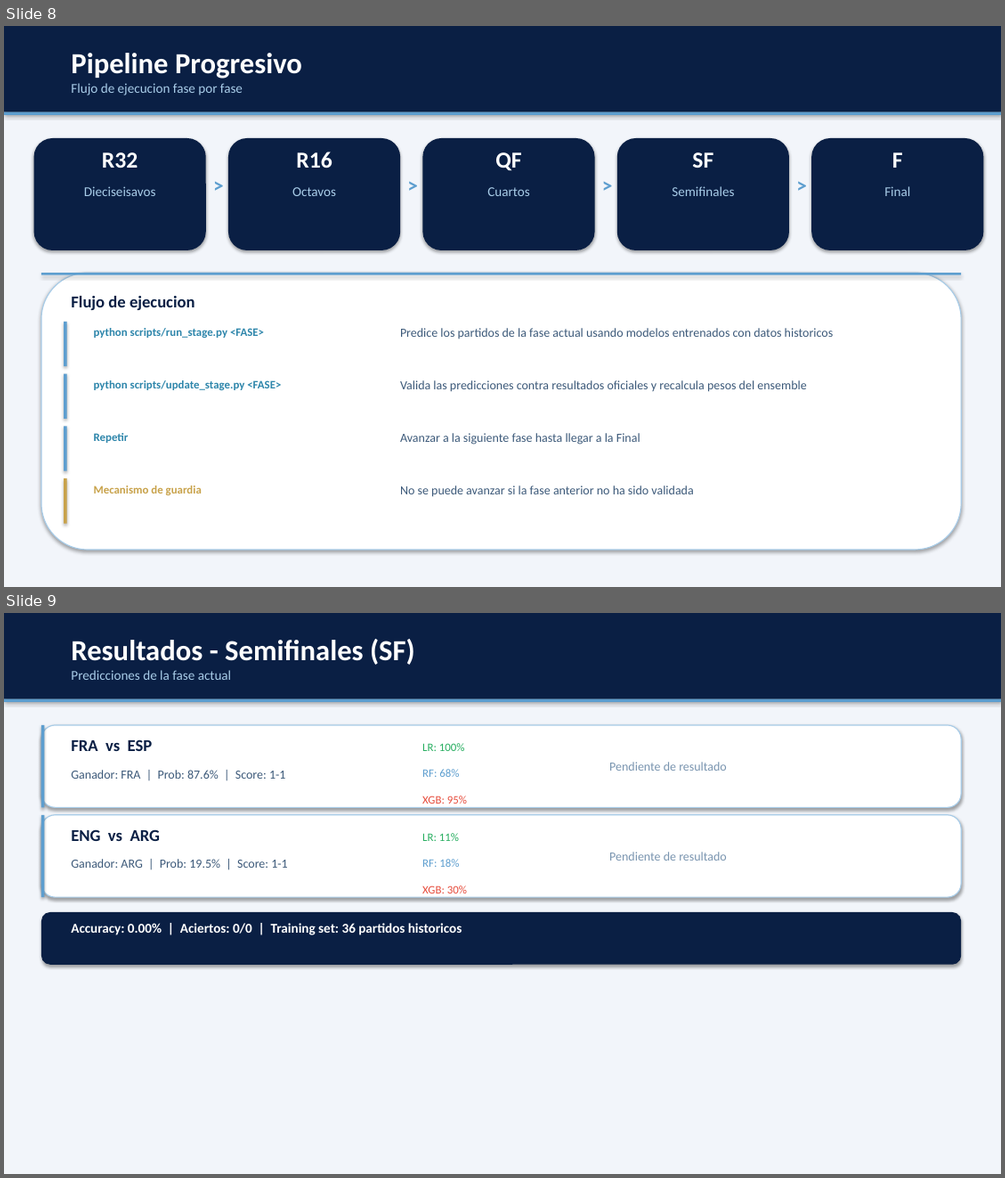
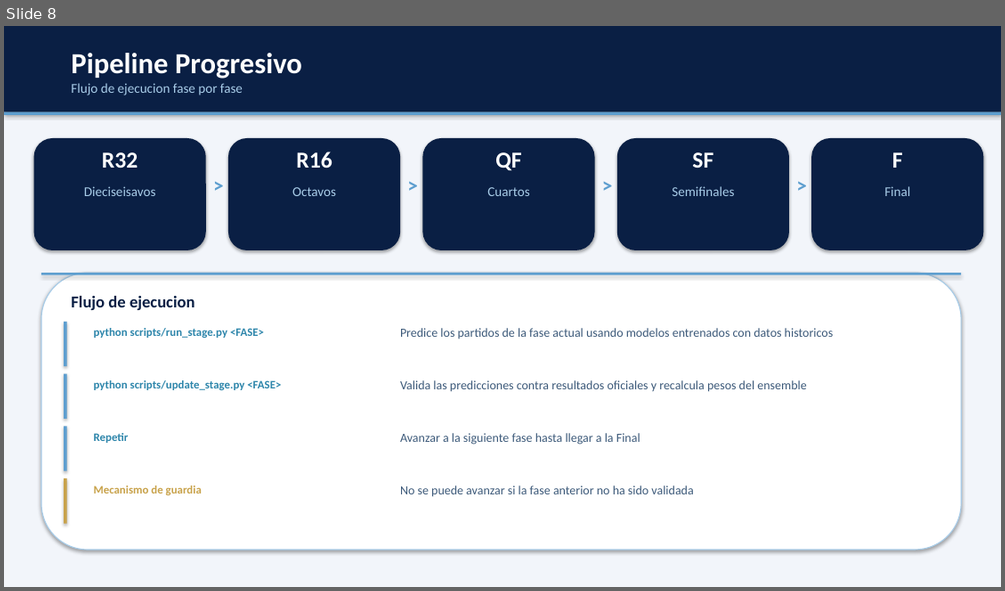
Before and after one commit to fernandoreynarodriguez647-cmd/Mundial_Predictor_regresion-, a slide deck: presentacion/Presentacion_Predictor_Mundial_2026.pptx. Shown one above the other, each under a label of ours: slides 8 and 9 before the commit, slide 8 after it. The pictures are 1005x1178 and 1005x591 pixels, drawn with LibreOffice and Linux fonts; fonts in the diff are those of the drawing. Boxes give left, top, right and bottom in pixels: in the first picture for what was removed or moved away, otherwise in the second. Text is boxed around its words. In the diff, an @@ line names an element or a change of style, - is before the commit and + after.

Commit message:
Actualizar ppt con resultados detallados de todas las fases R32, R16, QF, SF

```diff
--- a/presentacion/Presentacion_Predictor_Mundial_2026.pptx
+++ b/presentacion/Presentacion_Predictor_Mundial_2026.pptx
@@ slide 9 removed at [4, 613, 1001, 1174], background #F2F5FA @@
@@ rectangle removed at [4, 613, 1001, 699] @@
@@ text removed at [71, 639, 415, 665] @@
-Resultados - Semifinales (SF)
@@ text removed at [71, 670, 231, 680] @@
-Predicciones de la fase actual
@@ rectangle removed at [4, 699, 1001, 702] @@
@@ rounded rectangle removed at [41, 725, 961, 807] @@
@@ rectangle removed at [41, 725, 44, 807] @@
@@ text removed at [71, 739, 153, 751] @@
-FRA vs ESP
@@ text removed at [422, 743, 465, 751] @@
-LR: 100%
@@ text removed at [71, 770, 285, 779] @@
-Ganador: FRA | Prob: 87.6% | Score: 1-1
@@ text removed at [422, 769, 459, 777] @@
-RF: 68%
@@ text removed at [609, 762, 727, 771] @@
-Pendiente de resultado
@@ text removed at [422, 795, 467, 803] @@
-XGB: 95%
@@ rounded rectangle removed at [41, 815, 961, 897] @@
@@ rectangle removed at [41, 815, 44, 897] @@
@@ text removed at [71, 829, 160, 841] @@
-ENG vs ARG
@@ text removed at [422, 833, 459, 841] @@
-LR: 11%
@@ text removed at [609, 852, 727, 860] @@
-Pendiente de resultado
@@ text removed at [71, 859, 287, 868] @@
-Ganador: ARG | Prob: 19.5% | Score: 1-1
@@ text removed at [422, 859, 459, 867] @@
-RF: 18%
@@ text removed at [422, 885, 467, 893] @@
-XGB: 30%
@@ rounded rectangle removed at [41, 912, 961, 965] @@
@@ text removed at [71, 923, 461, 935] @@
-Accuracy: 0.00% | Aciertos: 0/0 | Training set: 36 partidos historicos
```
Also in this commit, not shown: 1 slide changed, 4 slides added, 1 other file.
